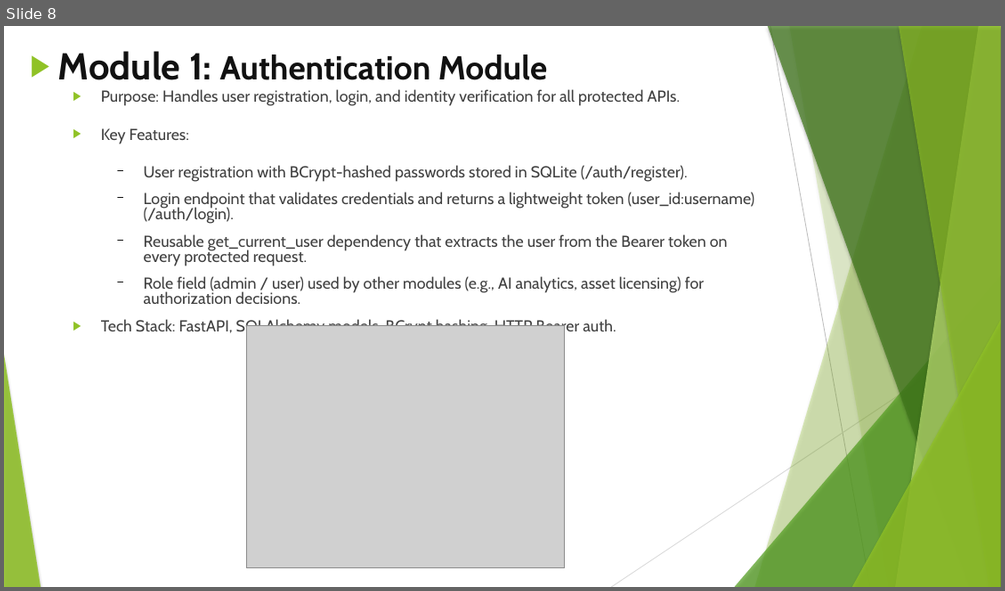
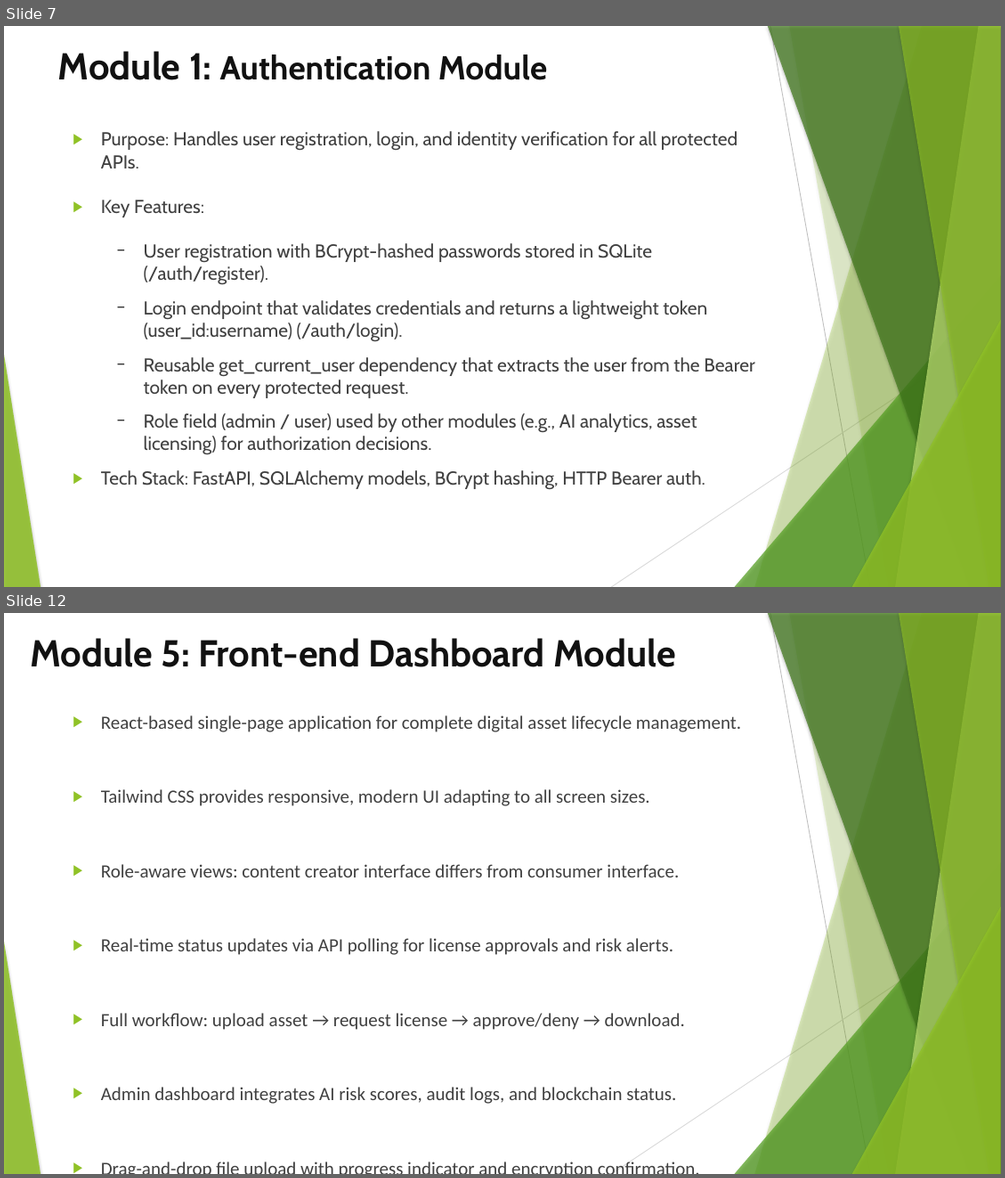
Before and after one commit to SridharanThangaraji/smartdrm-x, a slide deck: Team-2.pptx. Shown one above the other, each under a label of ours: slide 8 before the commit, slides 7 and 12 after it; the slides between them are not shown. The pictures are 1005x591 and 1005x1178 pixels, drawn with LibreOffice and Linux fonts; fonts in the diff are those of the drawing; grey boxes stand for pictures. Boxes give left, top, right and bottom in pixels: in the first picture for what was removed or moved away, otherwise in the second. Text is boxed around its words. In the diff, an @@ line names an element or a change of style, - is before the commit and + after.

```diff
--- a/Team-2.pptx
+++ b/Team-2.pptx
@@ slide 12 added at (4, 613, 1001, 1174), background #FFFFFF; not listed: 10 template elements that a slide beside it also shows @@
@@ title added at (30, 638, 676, 667), 36 pt, text #111111, bold @@
+Module 5: Front-end Dashboard Module
@@ text added at (101, 715, 741, 1103), 18 pt, text #404040 @@
+▶ React-based single-page application for complete digital asset lifecycle management.
+▶ Tailwind CSS provides responsive, modern UI adapting to all screen sizes.
+▶ Role-aware views: content creator interface differs from consumer interface.
+▶ Real-time status updates via API polling for license approvals and risk alerts.
+▶ Full workflow: upload asset → request license → approve/deny → download.
+▶ Admin dashboard integrates AI risk scores, audit logs, and blockchain status.
+▶ Drag-and-drop file upload with progress indicator and encryption confirmation.
+▶ License request and approval workflow with expiry date and usage limit controls.
@@ what was slide 8 is now slide 7 @@
@@ slide 7 changed as well @@
@@ title "Module 1: Authentication Module" at (58, 51, 547, 80): bullet ▶ to none @@
@@ text "Purpose: Handles user registration, login, ...": place and size @@
-text "Purpose: Handles user registration, login, ..." at (101, 89, 755, 336)
+text "Purpose: Handles user registration, login, ..." at (101, 131, 754, 489)
@@ text "Purpose: Handles user registration, login, ..." at (101, 131, 754, 489): size 15.3 to 18 pt; line spacing 0.8 to 1 @@
@@ picture removed at (246, 325, 565, 568) @@
```
Also in this commit, not shown: 8 other slides changed, 6 other slides added, 6 slides removed, 1 other file.
